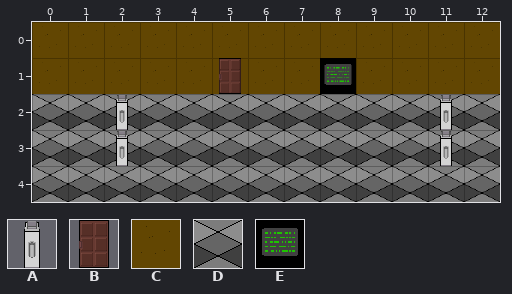
Two versions of a level (Tiled map (JSON), game/src/commonMain/resources/level/boxing_club.tmj). The picture above was drawn from the file before the commit.
Cells are 48x48 px. Shown: x 0..12, y 0..4.
Key: from "Outside-Wall 48_48": A 24; from "Outside-Window 48_48": B 19; from "abstract": C 3; from "perspective_floor_tile": D 0; from "terminal_tile": E 0.
_ is an empty cell, # one hidden under a higher layer.
Layer "floor" before, first column x 0:
0 _____________
1 _____________
2 DDDDDDDDDDDDD
3 DDDDDDDDDDDDD
4 DDDDDDDDDDDDD
Layer "wall" before, first column x 0:
0 CCCCCCCCCCCCC
1 CCCCCCCC#CCCC
2 _____________
3 _____________
4 _____________
The same view after the edit:
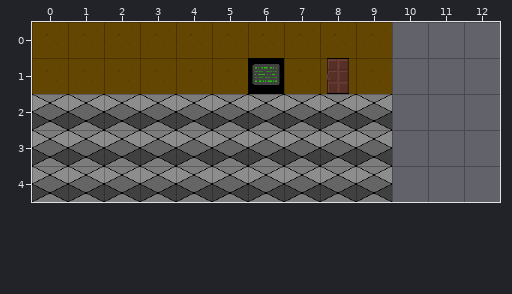
Difference:
Changed rows in their new state; . is an unchanged cell.
Layer "floor":
first column x 10:
2 ___
3 ___
4 ___
Layer "wall":
first column x 10:
0 ___
1 ___
Layer "decoration":
first column x 2:
1 ..._E.B...
3 _........_
Layer "foreground":
first column x 2:
2 _........_
Changed places in both pictures, as pixel boxes (x1, y1, x2, y2):
removed: (392, 22, 500, 202)
changed: (219, 58, 284, 94)
changed: (320, 58, 356, 94)
removed: (116, 95, 128, 166)
